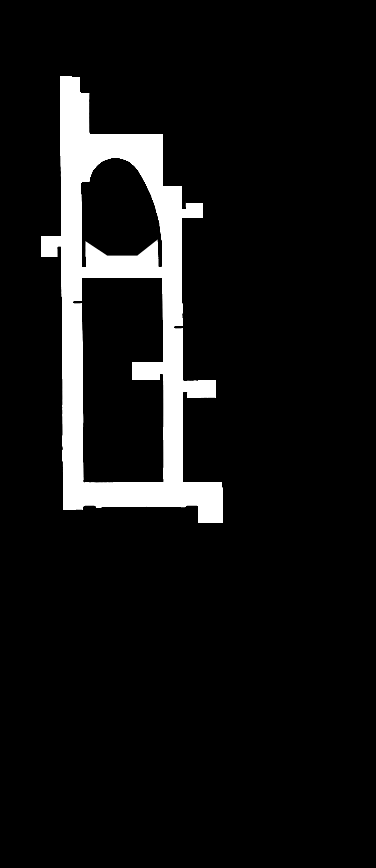
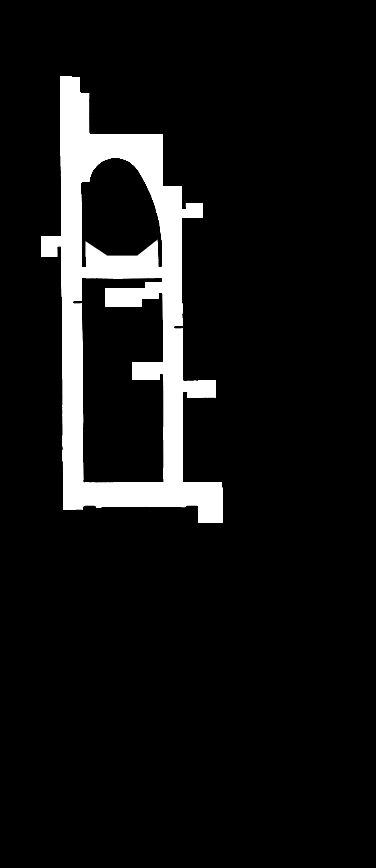
Two versions of the same layered image (376 × 868). Layer-by-layer changes:
painted on "map-strand-first-floor-v1-5cm.png" over <box>82,278,162,322</box>
